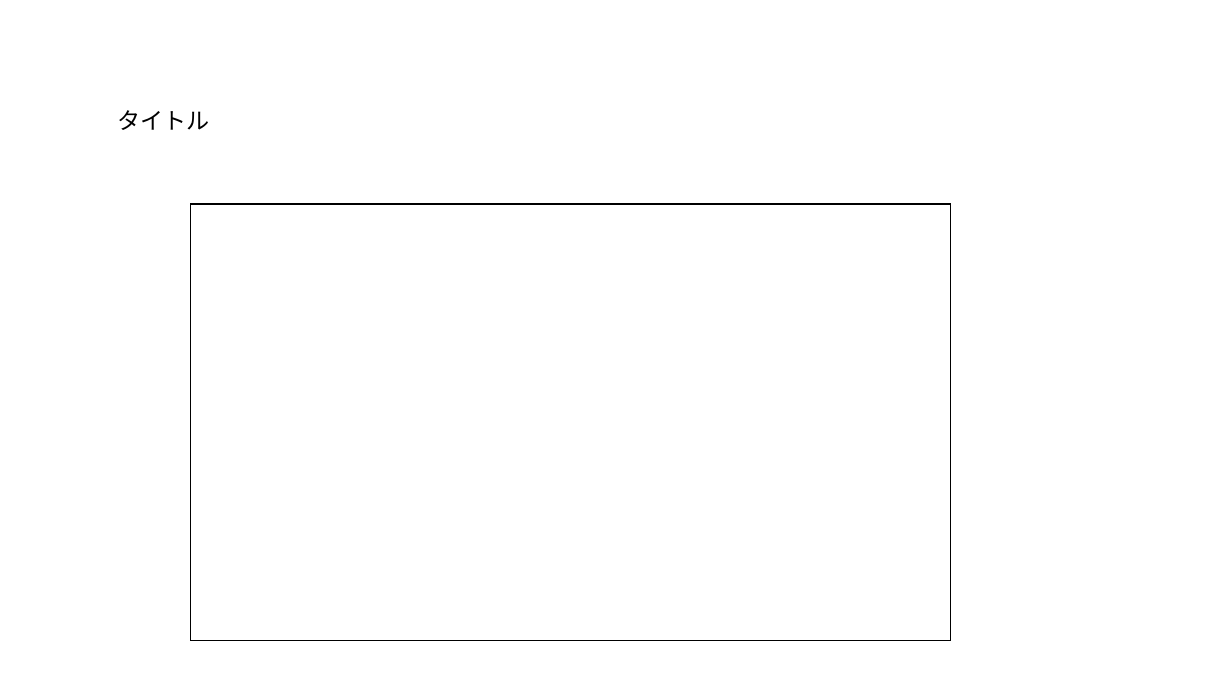
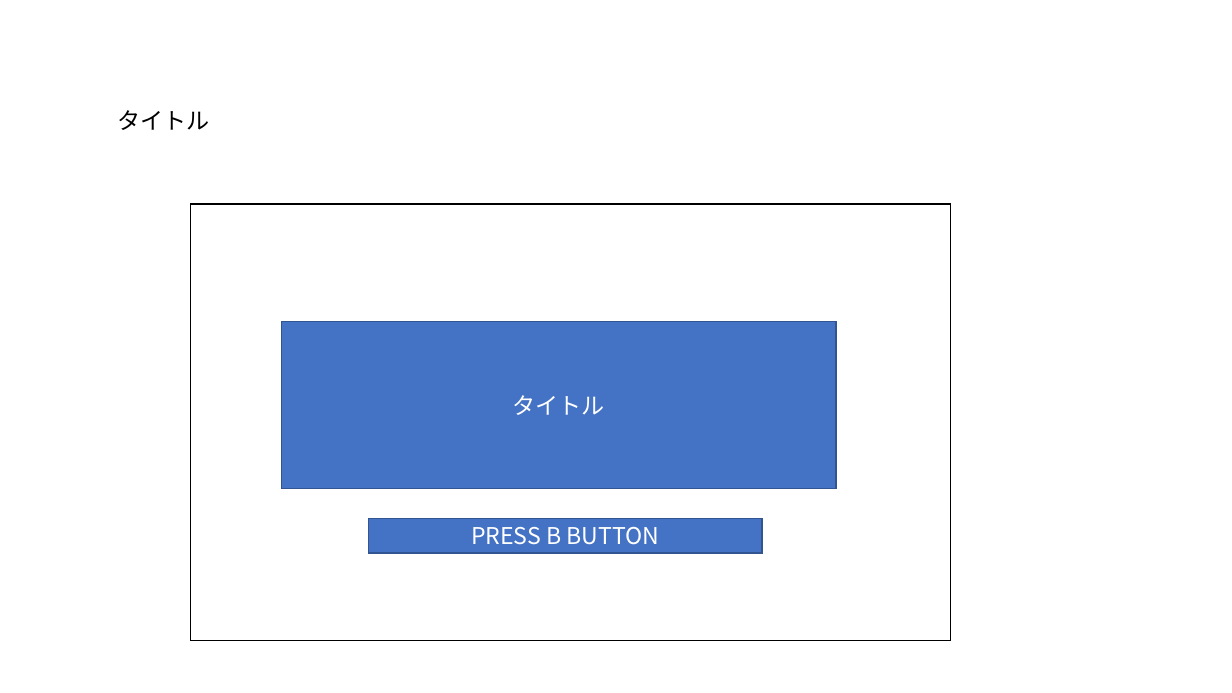
Before and after one commit to soushi1116/Employment, a slide deck: slide 2 of 仕様書/シーン.pptx. Drawn at 1232x693 pixels with LibreOffice and Linux fonts; fonts in the diff are those of the drawing. Boxes give left, top, right and bottom in pixels: in the first picture for what was removed or moved away, otherwise in the second. Text is boxed around its words. In the diff, an @@ line names an element or a change of style, - is before the commit and + after.

```diff
--- a/仕様書/シーン.pptx
+++ b/仕様書/シーン.pptx
@@ rectangle added at (282, 322, 836, 489), fill #4472C4, outline #325491 1 pt, 18 pt, text #FFFFFF @@
+タイトル
@@ rectangle added at (369, 518, 762, 554), fill #4472C4, outline #325491 1 pt, 18 pt, text #FFFFFF @@
+PRESS B BUTTON
```
Also in this commit, not shown: 2 other slides changed.
